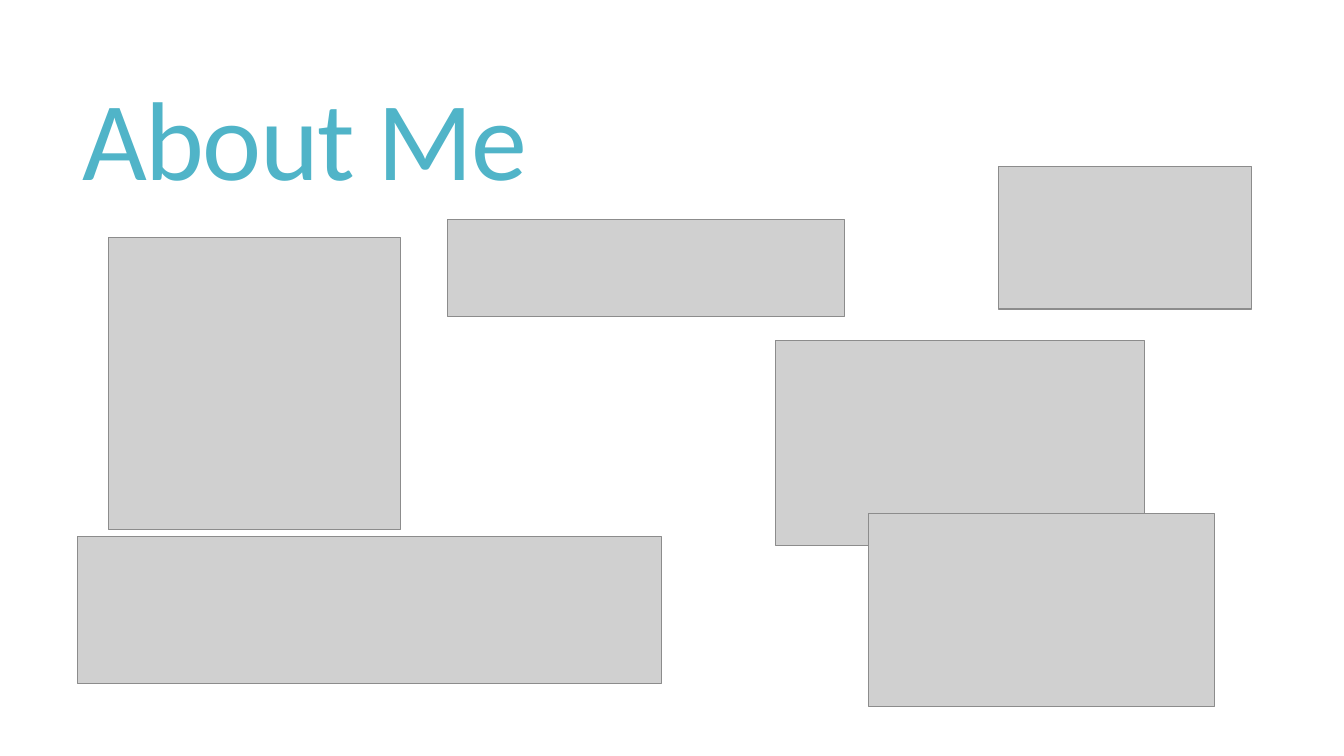
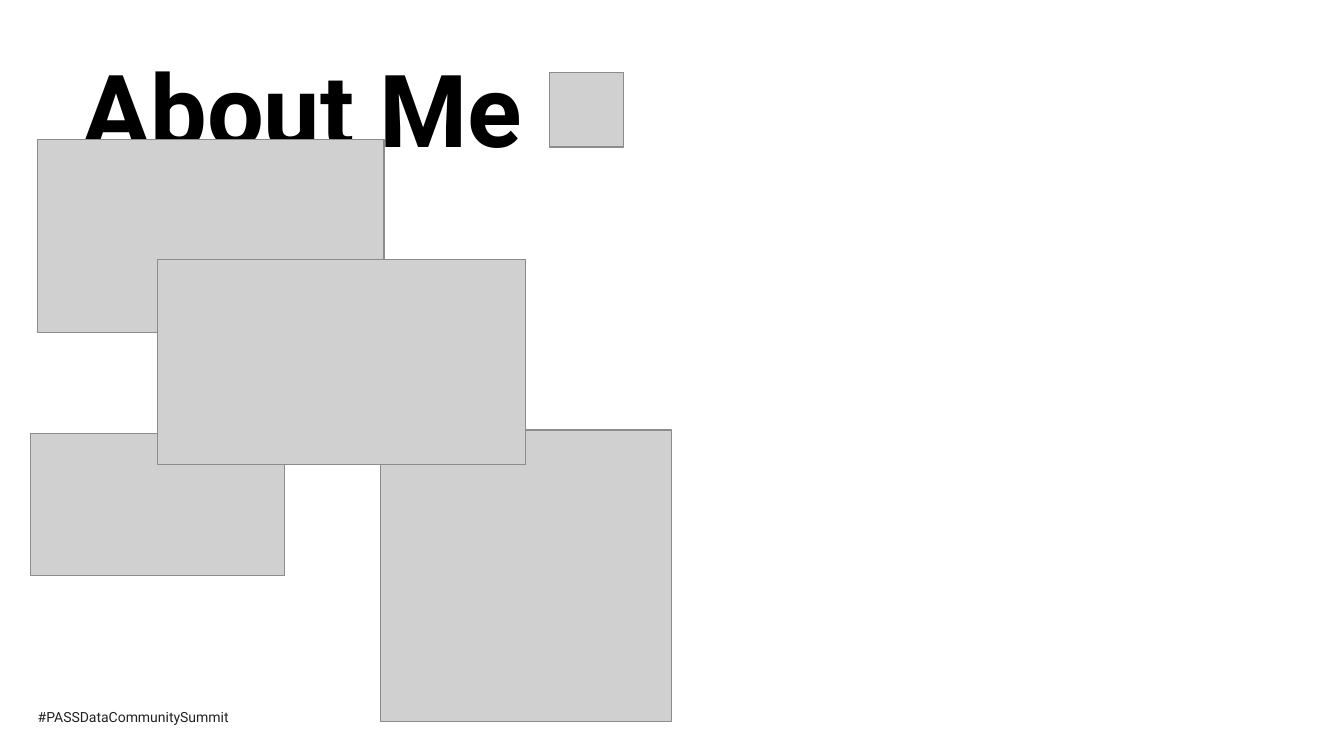
Before and after one commit to BarneyLawrence/Sessions-TSQL-BeyondTheBasics, a slide deck: slide 3 of T-SQL - Beyond the Basics.pptx. Drawn at 1344x756 pixels with LibreOffice and Linux fonts; fonts in the diff are those of the drawing; grey boxes stand for pictures; background and template pictures are left out. Boxes give left, top, right and bottom in pixels: in the first picture for what was removed or moved away, otherwise in the second. Text is boxed around its words. In the diff, an @@ line names an element or a change of style, - is before the commit and + after.

Commit message:
Final updates for PASS Summit 2020

```diff
--- a/T-SQL - Beyond the Basics.pptx
+++ b/T-SQL - Beyond the Basics.pptx
@@ title "About Me" at (83,55,522,171): size 80 to 72 pt, font Calibri to Roboto, text colour #50B4C8 to #000000, letter spacing -1.2 to 0 pt, bold on; line spacing 0.85 to 0.9; vertical alignment middle to top @@
@@ picture added at (549,73,624,147) @@
@@ picture: place and size @@
-picture at (868,514,1215,707)
+picture at (37,140,384,333)
@@ picture removed at (448,220,845,317) @@
@@ picture added at (157,260,525,465) @@
@@ picture removed at (776,341,1144,545) @@
@@ picture: place and size @@
-picture at (999,166,1252,309)
+picture at (31,434,284,576)
@@ picture: place and size @@
-picture at (109,238,401,530)
+picture at (380,431,673,723)
@@ picture removed at (78,536,661,684) @@
@@ text added at (38,712,229,725), 10 pt, text #222222 @@
+#PASSDataCommunitySummit
```
Also in this commit, not shown: 10 other slides changed, 12 slides added, 6 slides removed, 15 other files.
